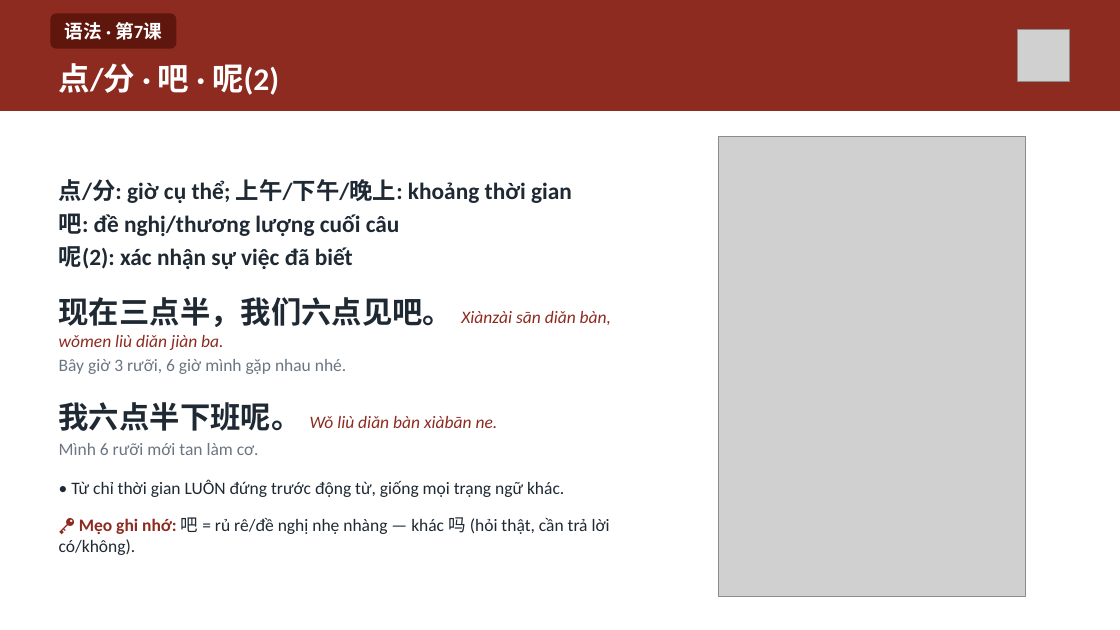
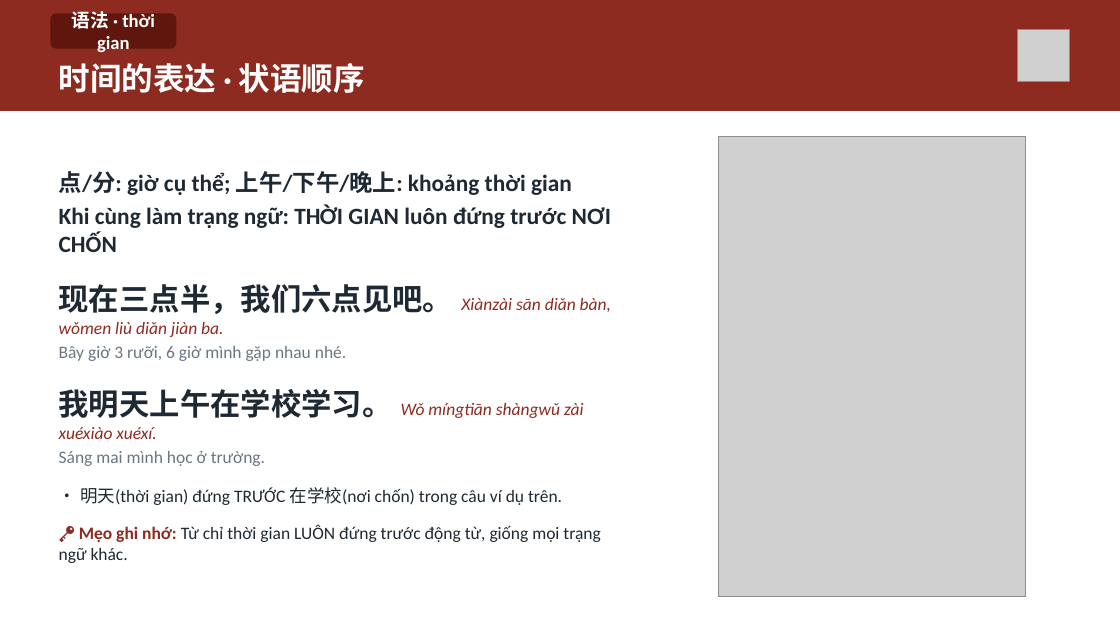
Before and after one commit to HuyenNguyen911/chinese-learning-os, a slide deck: slide 10 of output/hsk1/buoi16_ontap/slide/Buoi-16-Ontap.pptx (slide 9 before the commit). Drawn at 1120x630 pixels with LibreOffice and Linux fonts; fonts in the diff are those of the drawing; grey boxes stand for pictures. Boxes give left, top, right and bottom in pixels: in the first picture for what was removed or moved away, otherwise in the second. Text is boxed around its words. In the diff, an @@ line names an element or a change of style, - is before the commit and + after.

```diff
--- a/output/hsk1/buoi16_ontap/slide/Buoi-16-Ontap.pptx
+++ b/output/hsk1/buoi16_ontap/slide/Buoi-16-Ontap.pptx
@@ text in rounded rectangle at box(72, 11, 155, 52): text changed @@
-语法 · 第7课
+语法 · thời gian
@@ text at box(59, 63, 365, 93): text changed @@
-点/分 · 吧 · 呢(2)
+时间的表达 · 状语顺序
@@ text at box(59, 204, 611, 252): text changed @@
-吧: đề nghị/thương lượng cuối câu
-呢(2): xác nhận sự việc đã biết
+Khi cùng làm trạng ngữ: THỜI GIAN luôn đứng trước NƠI CHỐN
@@ text at box(59, 389, 600, 563): text changed @@
-我六点半下班呢。 Wǒ liù diǎn bàn xiàbān ne.
-Mình 6 rưỡi mới tan làm cơ.
-• Từ chỉ thời gian LUÔN đứng trước động từ, giống mọi trạng ngữ khác.
-🔑 Mẹo ghi nhớ: 吧 = rủ rê/đề nghị nhẹ nhàng — khác 吗 (hỏi thật, cần trả lời có/không).
+我明天上午在学校学习。 Wǒ míngtiān shàngwǔ zài xuéxiào xuéxí.
+Sáng mai mình học ở trường.
+• 明天(thời gian) đứng TRƯỚC 在学校(nơi chốn) trong câu ví dụ trên.
+🔑 Mẹo ghi nhớ: Từ chỉ thời gian LUÔN đứng trước động từ, giống mọi trạng ngữ khác.
```
Also in this commit, not shown: 16 other slides changed, 2 slides added, 1 slide removed, 44 other files.
